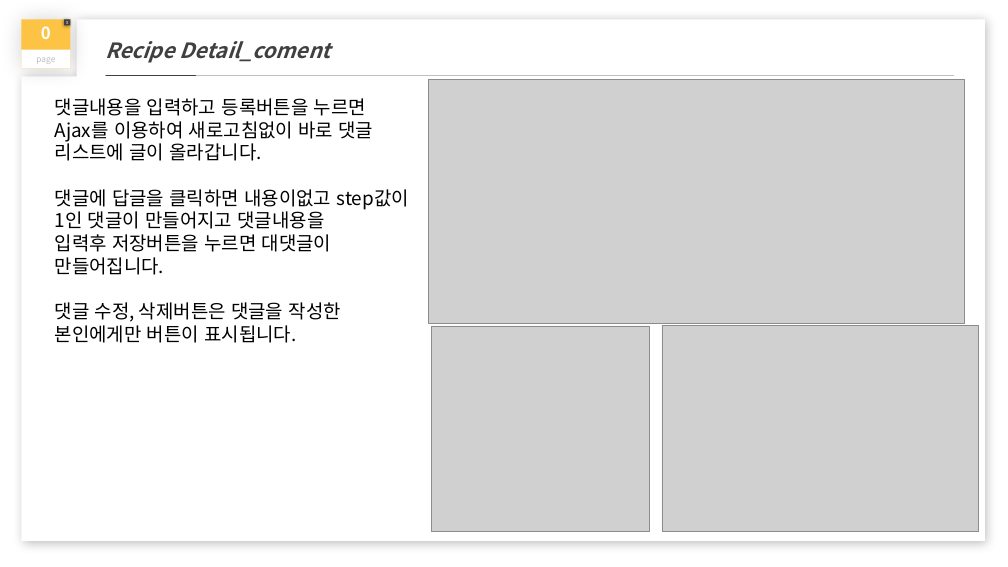
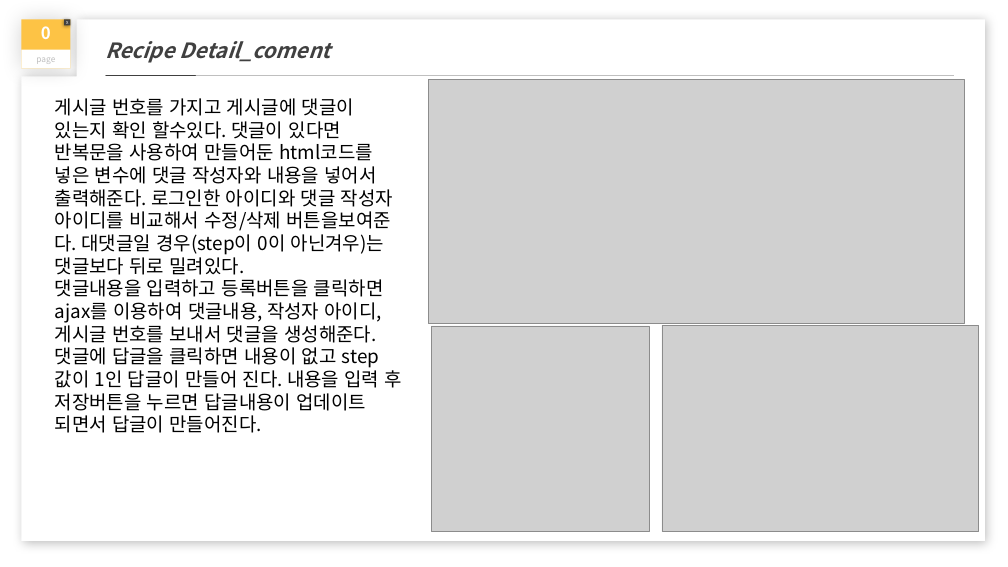
Before and after one commit to ljun0903/bc, a slide deck: slide 5 of 기술서/5조기술서_이승준.pptx. Drawn at 1008x567 pixels with LibreOffice and Linux fonts; fonts in the diff are those of the drawing; grey boxes stand for pictures. Boxes give left, top, right and bottom in pixels: in the first picture for what was removed or moved away, otherwise in the second. Text is boxed around its words. In the diff, an @@ line names an element or a change of style, - is before the commit and + after.

```diff
--- a/기술서/5조기술서_이승준.pptx
+++ b/기술서/5조기술서_이승준.pptx
@@ text at [55,98,402,433]: text changed @@
-댓글내용을 입력하고 등록버튼을 누르면
-Ajax를 이용하여 새로고침없이 바로 댓글 리스트에 글이 올라갑니다.
-댓글에 답글을 클릭하면 내용이없고 step값이 1인 댓글이 만들어지고 댓글내용을
-입력후 저장버튼을 누르면 대댓글이 만들어집니다.
-댓글 수정, 삭제버튼은 댓글을 작성한 본인에게만 버튼이 표시됩니다.
+게시글 번호를 가지고 게시글에 댓글이 있는지 확인 할수있다. 댓글이 있다면 반복문을 사용하여 만들어둔 html코드를 넣은 변수에 댓글 작성자와 내용을 넣어서 출력해준다. 로그인한 아이디와 댓글 작성자 아이디를 비교해서 수정/삭제 버튼을보여준다. 대댓글일 경우(step이 0이 아닌겨우)는 댓글보다 뒤로 밀려있다.
+댓글내용을 입력하고 등록버튼을 클릭하면 ajax를 이용하여 댓글내용, 작성자 아이디, 게시글 번호를 보내서 댓글을 생성해준다.
+댓글에 답글을 클릭하면 내용이 없고 step값이 1인 답글이 만들어 진다. 내용을 입력 후 저장버튼을 누르면 답글내용이 업데이트 되면서 답글이 만들어진다.
```
Also in this commit, not shown: 3 other slides changed.
